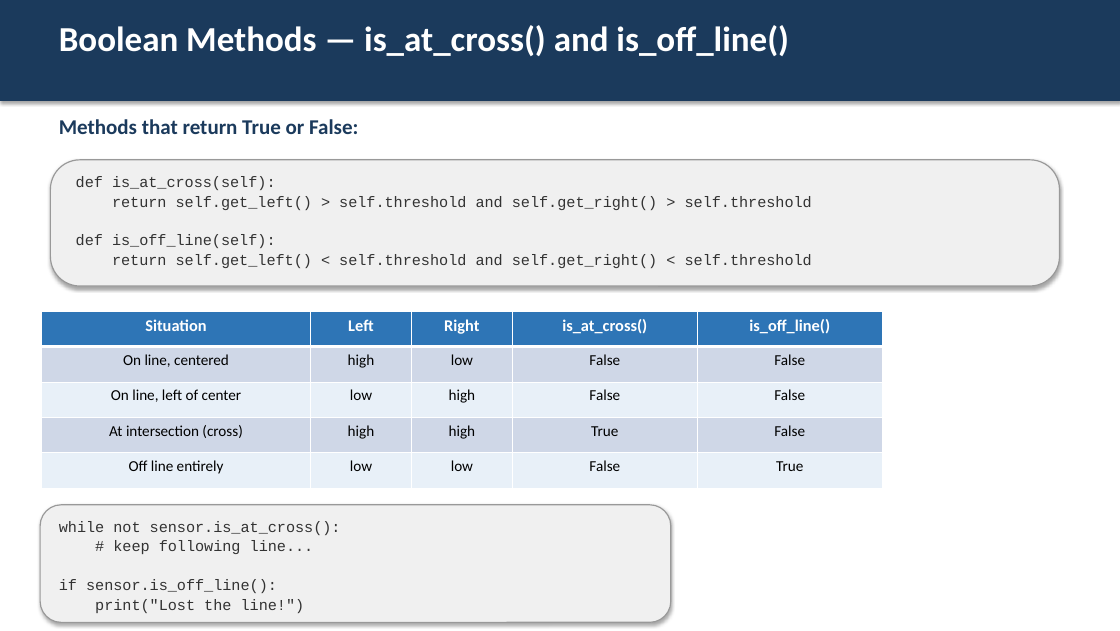
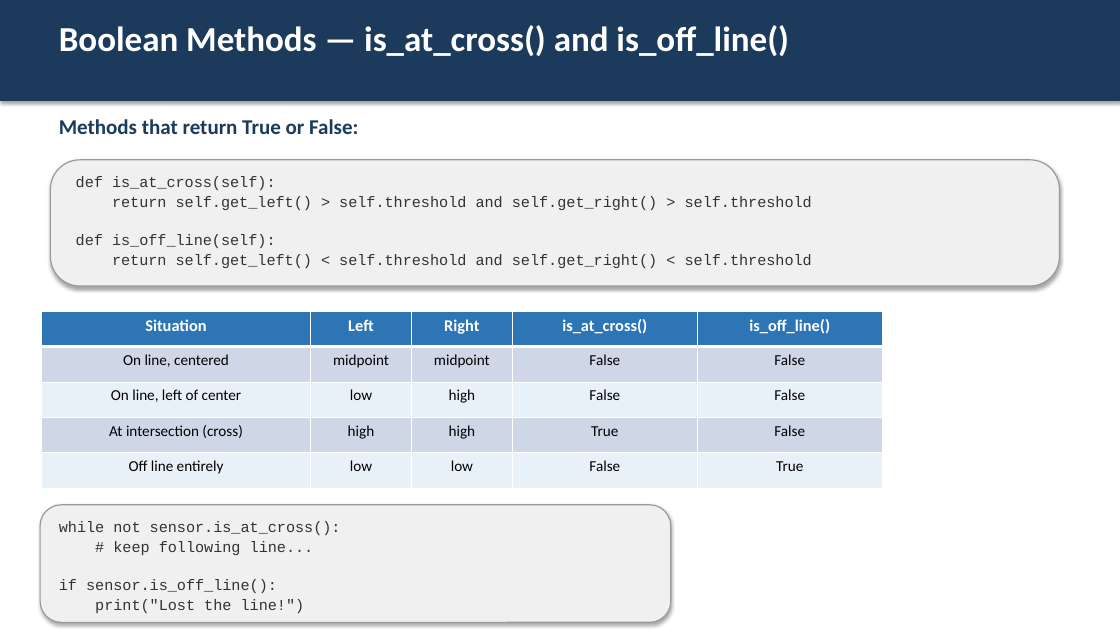
Before and after one commit to bradamiller/IntoToPython, a slide deck: slide 9 of module-02-line-tracking/slides/08-introduction-to-classes.pptx. Drawn at 1120x631 pixels with LibreOffice and Linux fonts; fonts in the diff are those of the drawing. Boxes give left, top, right and bottom in pixels: in the first picture for what was removed or moved away, otherwise in the second. Text is boxed around its words. In the diff, an @@ line names an element or a change of style, - is before the commit and + after.

```diff
--- a/module-02-line-tracking/slides/08-introduction-to-classes.pptx
+++ b/module-02-line-tracking/slides/08-introduction-to-classes.pptx
@@ table at [41, 311, 882, 488] @@
-row 2, column 2: high
+row 2, column 2: midpoint
-row 2, column 3: low
+row 2, column 3: midpoint
```
Also in this commit, not shown: 11 other slides changed, 5 other files.
